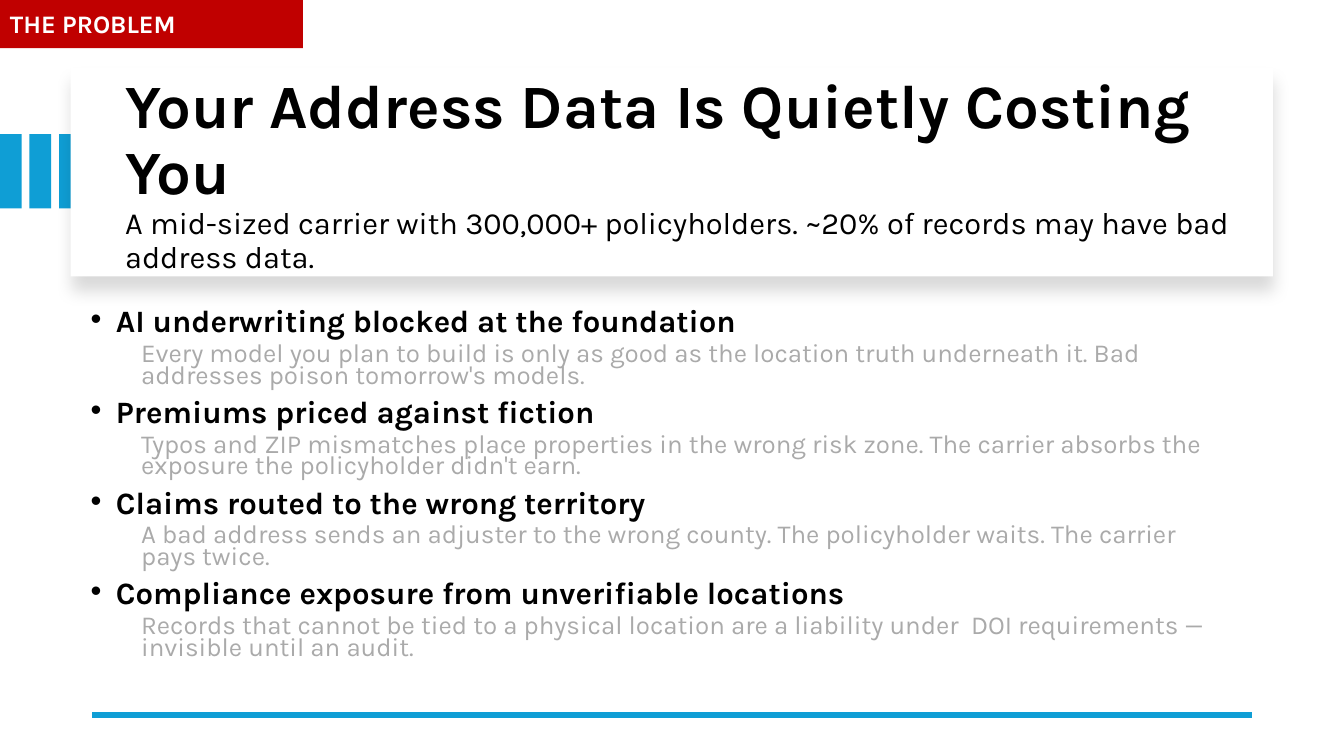
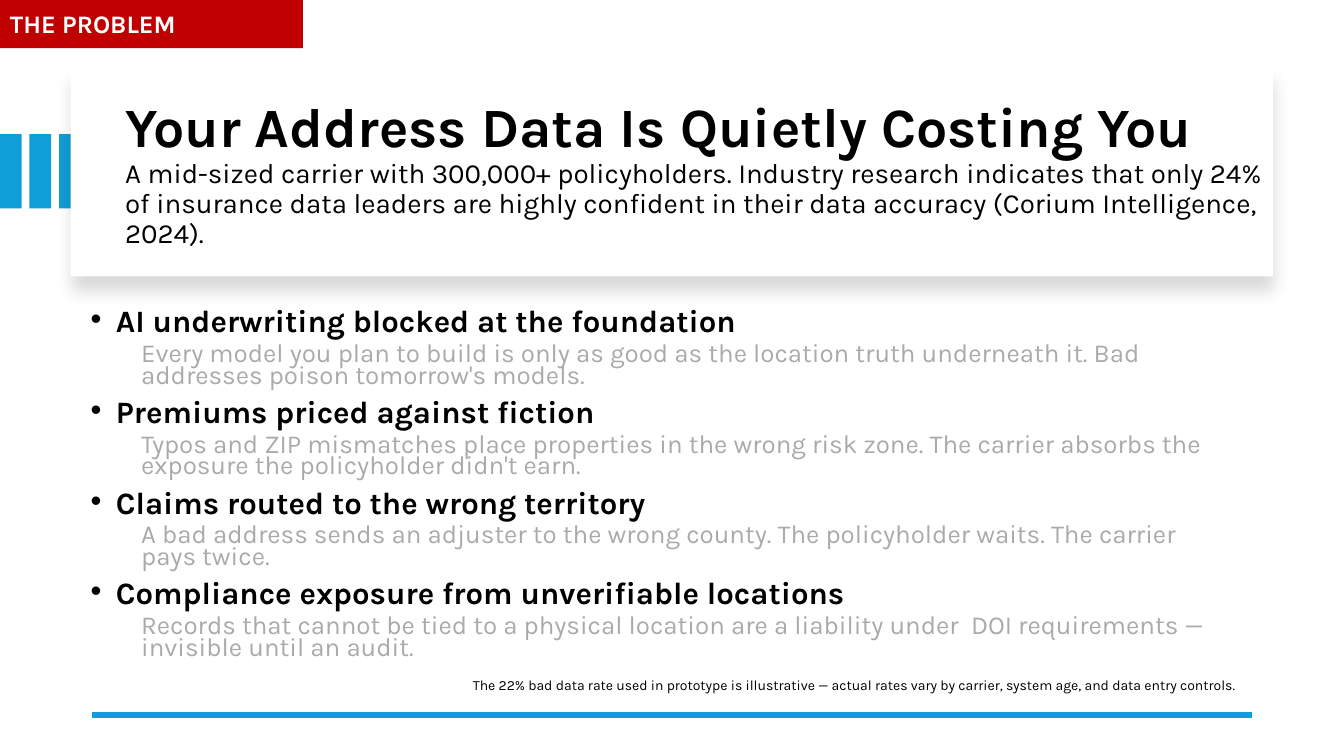
Before and after one commit to sepanc/address-intelligence-prototype, a slide deck: slide 2 of Address_Intelligence_Demo.pptx. Drawn at 1344x756 pixels with LibreOffice and Linux fonts; fonts in the diff are those of the drawing. Boxes give left, top, right and bottom in pixels: in the first picture for what was removed or moved away, otherwise in the second. Text is boxed around its words. In the diff, an @@ line names an element or a change of style, - is before the commit and + after.

Commit message:
Update the deck with market intelligence details on data quality

```diff
--- a/Address_Intelligence_Demo.pptx
+++ b/Address_Intelligence_Demo.pptx
@@ title at (125,107,1262,246): text changed; size 22 to 19.8 pt @@
-Your Address Data Is Quietly Costing You
-A mid-sized carrier with 300,000+ policyholders. ~20% of records may have bad address data.
+Your Address Data Is Quietly Costing You
+A mid-sized carrier with 300,000+ policyholders. Industry research indicates that only 24% of insurance data leaders are highly confident in their data accuracy (Corium Intelligence, 2024).
@@ text added at (473,680,1235,694), 10 pt, text #000000 @@
+The 22% bad data rate used in prototype is illustrative — actual rates vary by carrier, system age, and data entry controls.
```
